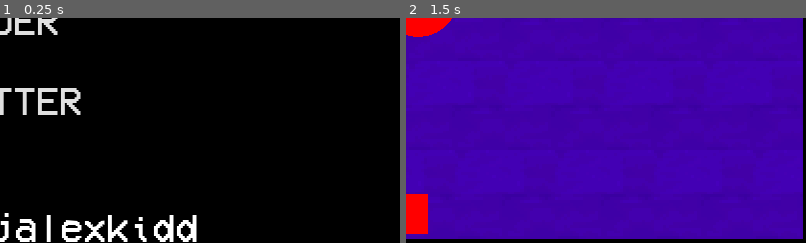
Above: before the commit, frames 1-2 (left to right).
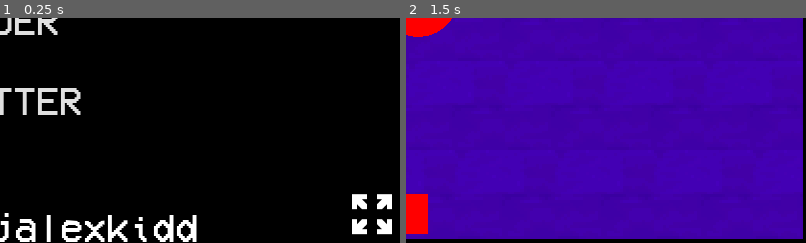
Above: after the commit, the same moments.

Repository: djalexkidd/ping-blast
Game: Godot game, scene res://scenes/MainMenu.tscn
Same seed, same stepped clock (60 frames per second), same inputs: the game is played once before the commit and once after it. Sound files missing from this copy of the repository are replaced by a short silence.
Inputs (mouse positions are % of the whole screen's width and height, from its top left):
- Up to frame 1 (0.25 s): no input
- Up to frame 2 (1.5 s): click (96, 93) at 0.52 s; click "JOUER" at 1.25 s
The pictures show only the part of the screen within x 50-100%, y 50-100%; the shares and areas given below are measured in that part.

The runs differ from the first frame. In frame 1, 1.0% of the frame differs, in the area x 88-98%, y 78-97%; in frame 2, nothing differs.

Commit message:
Ajout du plein écran

Diff:
--- a/scenes/MainMenu.tscn
+++ b/scenes/MainMenu.tscn
@@ -1,7 +1,8 @@
-[gd_scene load_steps=6 format=2]
+[gd_scene load_steps=7 format=2]
 
 [ext_resource path="res://assets/fonts/vcr.ttf" type="DynamicFontData" id=1]
 [ext_resource path="res://scripts/MainMenu.gd" type="Script" id=2]
+[ext_resource path="res://assets/icons/fullscreen.png" type="Texture" id=3]
 
 [sub_resource type="DynamicFont" id=1]
 size = 128
@@ -81,5 +82,15 @@
 "_edit_use_anchors_": false
 }
 
+[node name="FullScreenButton" type="TextureButton" parent="."]
+anchor_left = 1.0
+anchor_top = 1.0
+anchor_right = 1.0
+anchor_bottom = 1.0
+margin_left = -100.0
+margin_top = -100.0
+texture_normal = ExtResource( 3 )
+
 [connection signal="pressed" from="PlayButton" to="." method="_on_PlayButton_pressed"]
 [connection signal="pressed" from="QuitButton" to="." method="_on_QuitButton_pressed"]
+[connection signal="pressed" from="FullScreenButton" to="." method="_on_FullScreenButton_pressed"]
--- a/scripts/MainMenu.gd
+++ b/scripts/MainMenu.gd
@@ -5,3 +5,10 @@
 
 func _on_QuitButton_pressed():
 	get_tree().quit()
+
+#Active/Désactive le plein écran
+func _on_FullScreenButton_pressed():
+	if OS.window_fullscreen:
+		OS.window_fullscreen = false
+	else:
+		OS.window_fullscreen = true
Binary file added: assets/icons/fullscreen.png
Not shown, added: assets/icons/fullscreen.png.import
